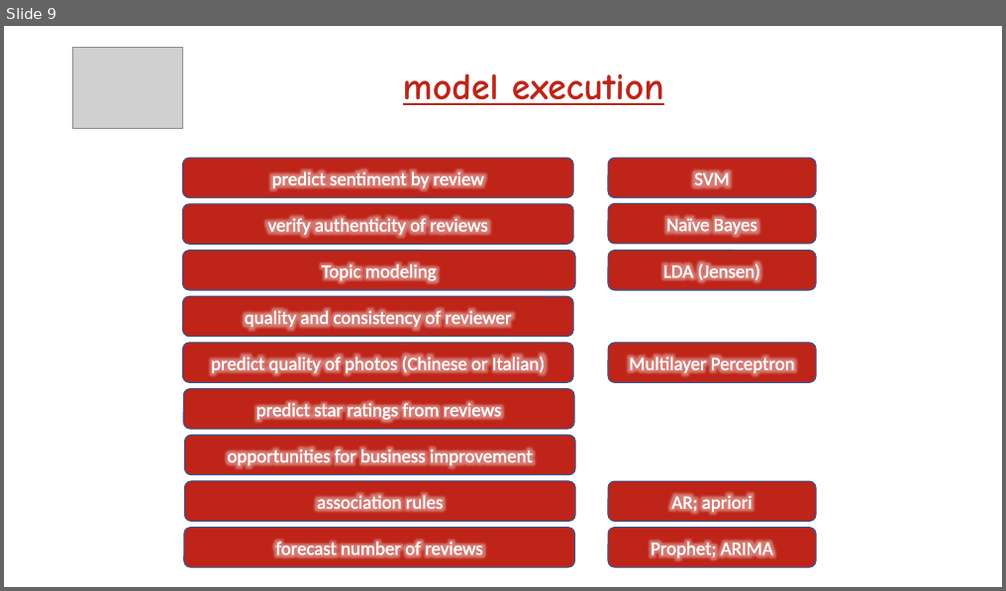
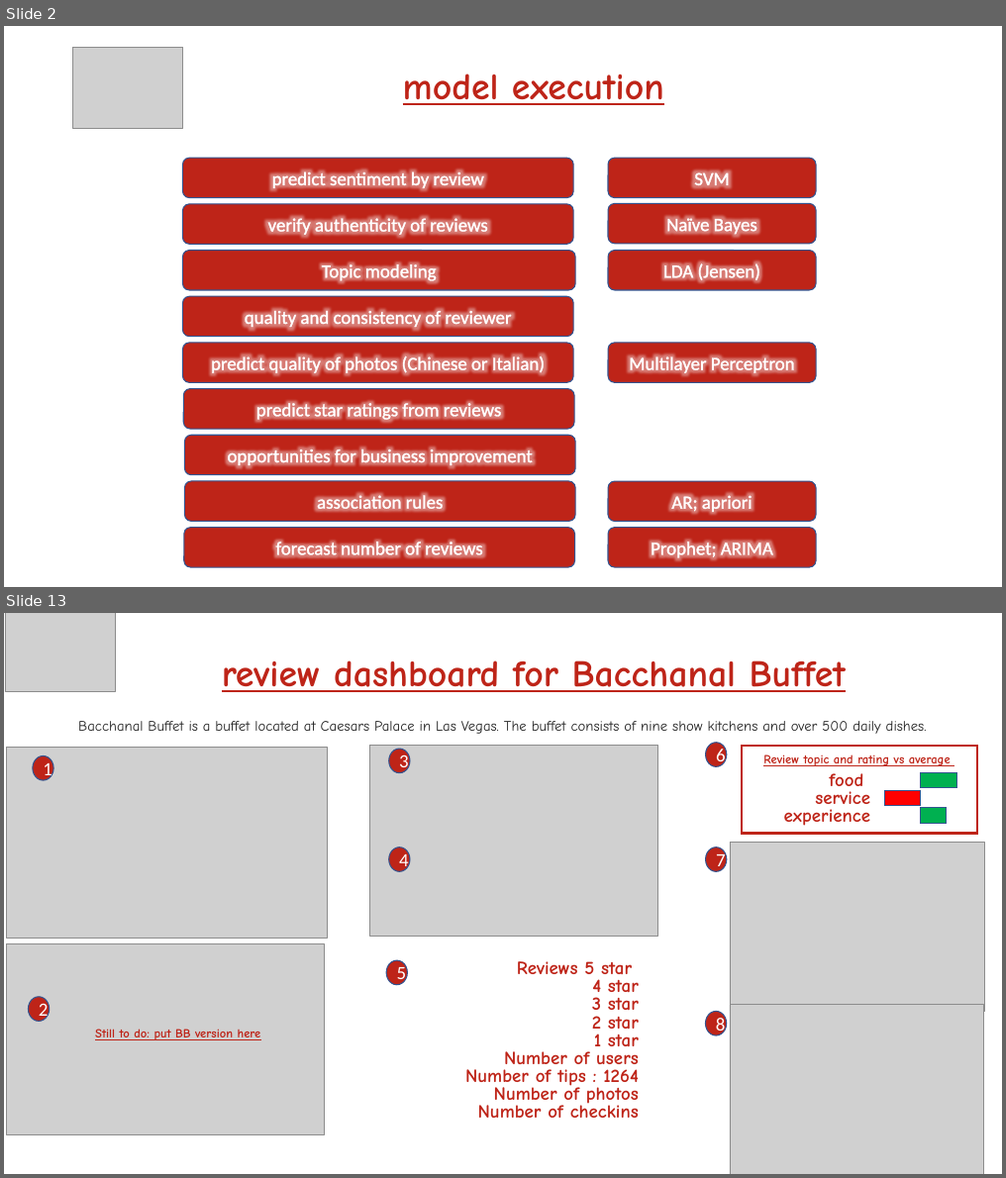
Before and after one commit to dev5680/DRTFinalProject, a slide deck: DRT_Thinking.pptx. Shown one above the other, each under a label of ours: slide 9 before the commit, slides 2 and 13 after it; the slides between them are not shown. The pictures are 1006x591 and 1006x1178 pixels, drawn with LibreOffice and Linux fonts; fonts in the diff are those of the drawing; grey boxes stand for pictures. Boxes give left, top, right and bottom in pixels: in the first picture for what was removed or moved away, otherwise in the second. Text is boxed around its words. In the diff, an @@ line names an element or a change of style, - is before the commit and + after.

```diff
--- a/DRT_Thinking.pptx
+++ b/DRT_Thinking.pptx
@@ slide 13 added at [4, 613, 1002, 1174], background #FFFFFF @@
@@ picture added at [5, 613, 115, 692] @@
@@ text added at [222, 661, 846, 692], 36 pt, text #BE2418, bold, underline @@
+review dashboard for Bacchanal Buffet
@@ text added at [78, 721, 927, 734], 14 pt, text #222222 @@
+Bacchanal Buffet is a buffet located at Caesars Palace in Las Vegas. The buffet consists of nine show kitchens and over 500 daily dishes.
@@ picture added at [6, 747, 327, 938] @@
@@ ellipse added at [33, 756, 54, 780], fill #BE2418, outline #325491 1 pt, 18 pt, text #FFFFFF @@
+1
@@ picture added at [370, 745, 658, 936] @@
@@ ellipse added at [389, 749, 410, 773], fill #BE2418, outline #325491 1 pt, 18 pt, text #FFFFFF @@
+3
@@ ellipse added at [706, 743, 727, 767], fill #BE2418, outline #325491 1 pt, 18 pt, text #FFFFFF @@
+6
@@ group added at [742, 746, 977, 833]: 4 rectangles, 2 texts @@
+food
+service
+experience
+Review topic and rating vs average
@@ ellipse added at [389, 848, 410, 872], fill #BE2418, outline #325491 1 pt, 18 pt, text #FFFFFF @@
+4
@@ ellipse added at [706, 848, 727, 872], fill #BE2418, outline #325491 1 pt, 18 pt, text #FFFFFF @@
+7
@@ picture added at [731, 842, 985, 1012] @@
@@ picture added at [6, 944, 324, 1135] @@
@@ ellipse added at [386, 960, 408, 985], fill #BE2418, outline #325491 1 pt, 18 pt, text #FFFFFF @@
+5
@@ text added at [465, 961, 639, 1118], 18 pt, text #BE2418, bold @@
+Reviews 5 star
+4 star
+3 star
+2 star
+1 star
+Number of users
+Number of tips : 1264
+Number of photos
+Number of checkins
@@ ellipse added at [28, 997, 49, 1022], fill #BE2418, outline #325491 1 pt, 18 pt, text #FFFFFF @@
+2
@@ ellipse added at [706, 1011, 727, 1036], fill #BE2418, outline #325491 1 pt, 18 pt, text #FFFFFF @@
+8
@@ picture added at [730, 1004, 983, 1174] @@
@@ text added at [95, 1029, 261, 1041], 12 pt, text #BE2418, bold, underline @@
+Still to do: put BB version here
@@ what was slide 9 is now slide 2 @@
```
Also in this commit, not shown: 6 slides changed, 9 other slides added, 2 slides removed.
